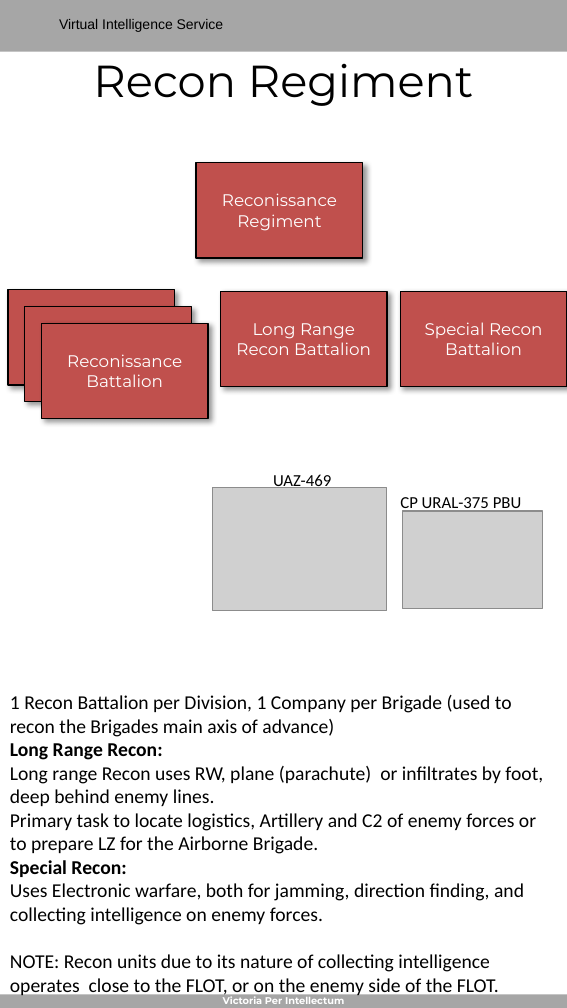
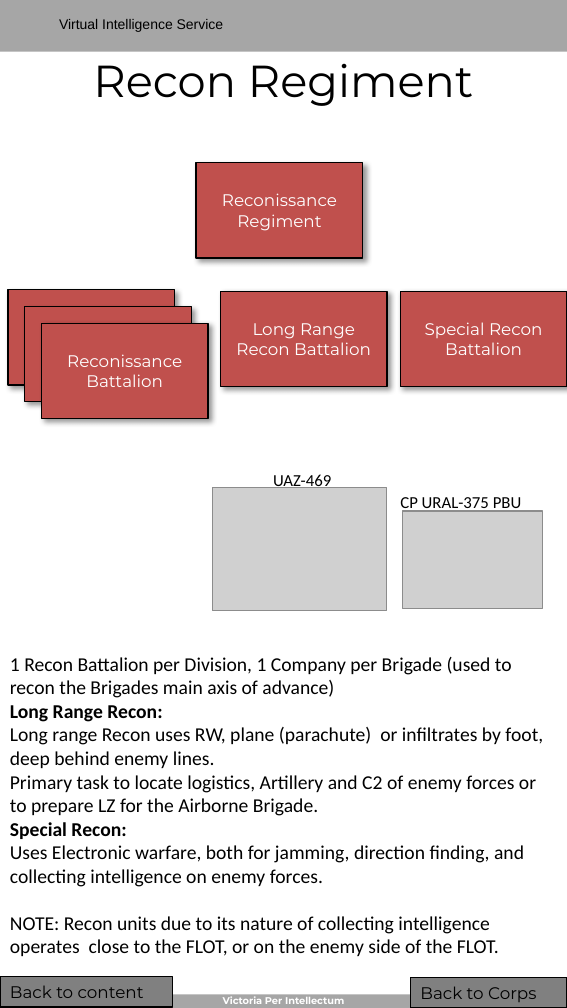
Before and after one commit to 132nd-vWing/ATRM_Brief, a slide deck: slide 33 of Files/VIS - Generic Order of Battle.pptx. Drawn at 567x1008 pixels with LibreOffice and Linux fonts; fonts in the diff are those of the drawing; grey boxes stand for pictures; background and template pictures are left out. Boxes give left, top, right and bottom in pixels: in the first picture for what was removed or moved away, otherwise in the second. Text is boxed around its words. In the diff, an @@ line names an element or a change of style, - is before the commit and + after.

```diff
--- a/Files/VIS - Generic Order of Battle.pptx
+++ b/Files/VIS - Generic Order of Battle.pptx
@@ text "1 Recon Battalion per Division, ...": place and size @@
-text "1 Recon Battalion per Division, ..." at (10, 695, 543, 997)
+text "1 Recon Battalion per Division, ..." at (10, 657, 543, 956)
@@ rectangle added at (0, 978, 173, 1008), fill #808080, outline #000000 1 pt, 12 pt, text #000000 @@
+Back to content
@@ rectangle added at (411, 979, 567, 1008), fill #808080, outline #000000 1 pt, 12 pt, text #000000 @@
+Back to Corps
```
Also in this commit, not shown: 44 other slides changed, 7 other files.
